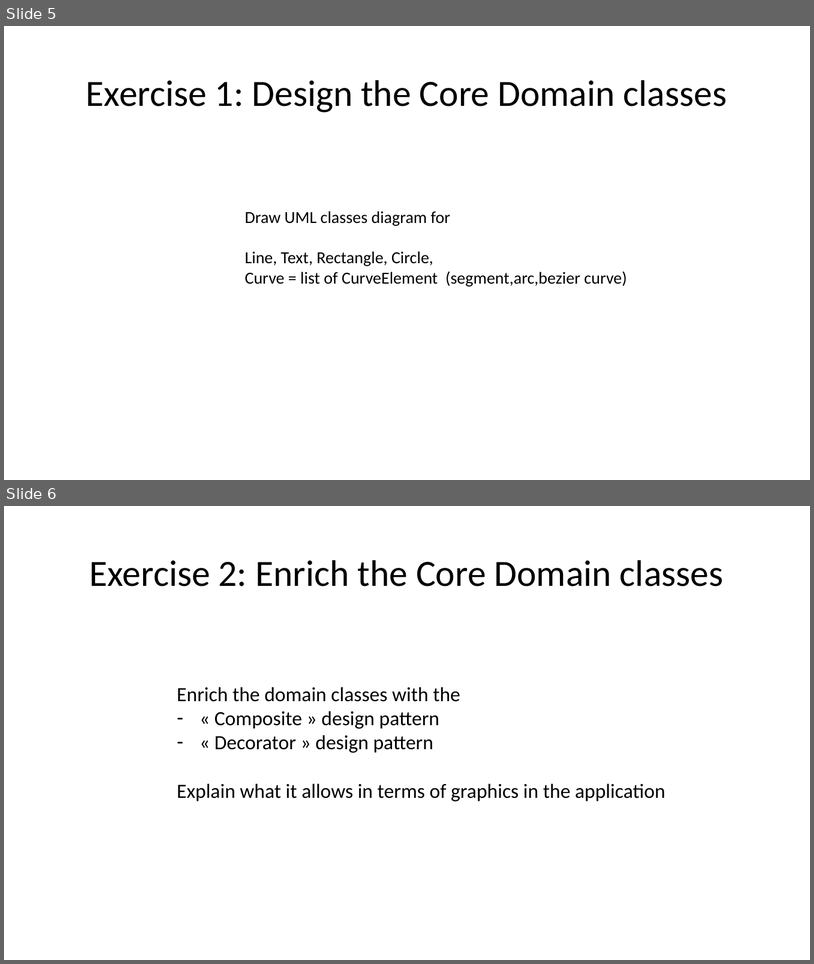
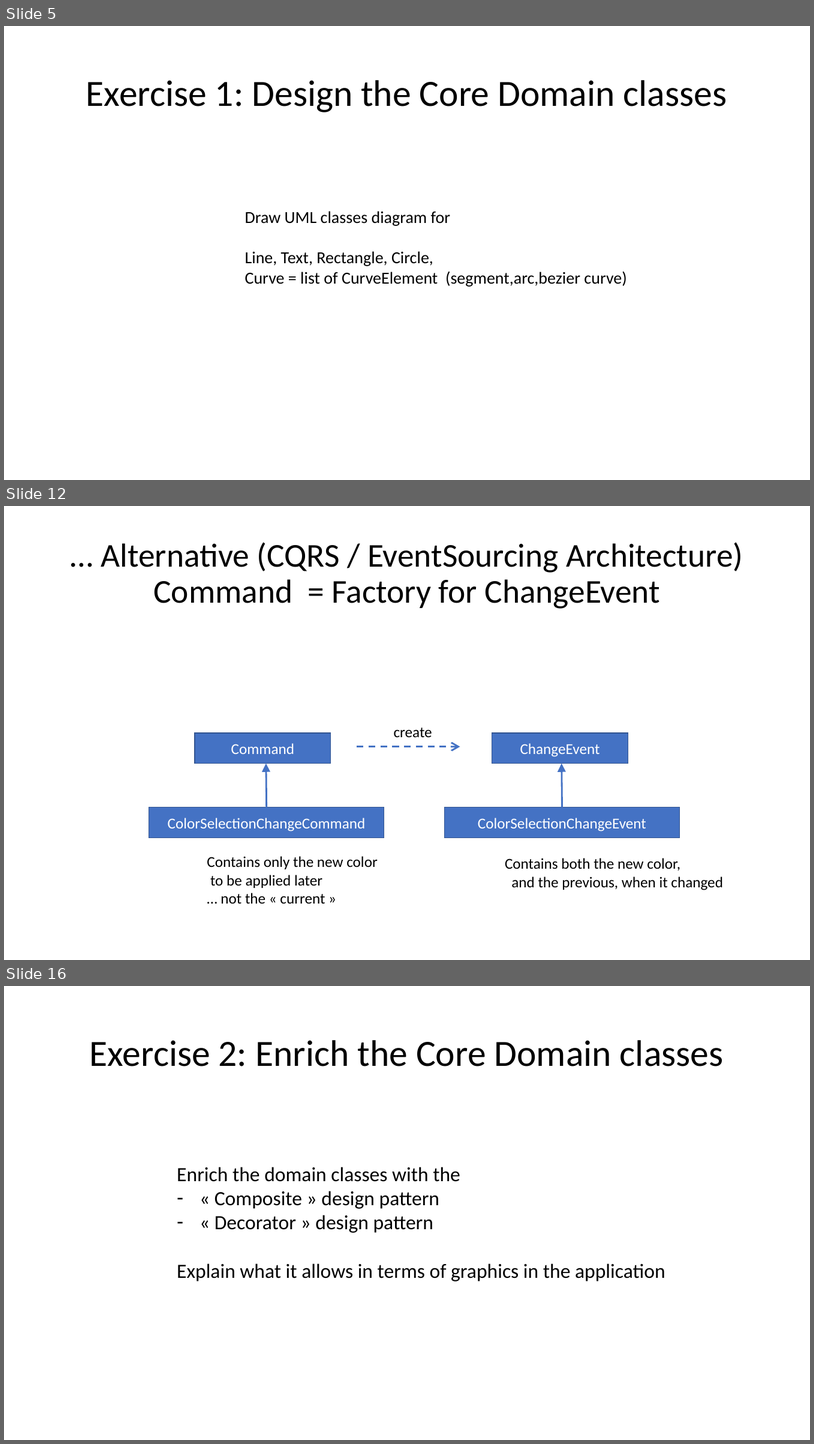
Before and after one commit to Arnaud-Nauwynck/presentations, a slide deck: java/TP-design-patterns/handson-3-design-patterns.pptx. Shown one above the other, each under a label of ours: slides 5 and 6 before the commit, slides 5, 12 and 16 after it; the slides between them are not shown. The pictures are 814x964 and 814x1444 pixels, drawn with LibreOffice and Linux fonts; fonts in the diff are those of the drawing. Boxes give left, top, right and bottom in pixels: in the first picture for what was removed or moved away, otherwise in the second. Text is boxed around its words. In the diff, an @@ line names an element or a change of style, - is before the commit and + after.

```diff
--- a/java/TP-design-patterns/handson-3-design-patterns.pptx
+++ b/java/TP-design-patterns/handson-3-design-patterns.pptx
@@ slide 12 added at box(4, 506, 810, 960), background #FFFFFF @@
@@ title added at box(101, 542, 743, 609), 39.6 pt, text #000000 @@
+… Alternative (CQRS / EventSourcing Architecture)
+Command = Factory for ChangeEvent
@@ rectangle added at box(195, 733, 331, 763), fill #4472C4, outline #325491 1 pt, 18 pt, text #FFFFFF @@
+Command
@@ text added at box(394, 727, 432, 738), 18 pt, text #000000 @@
+create
@@ rectangle added at box(492, 733, 629, 763), fill #4472C4, outline #325491 1 pt, 18 pt, text #FFFFFF @@
+ChangeEvent
@@ arrow added from (357, 747) to (460, 747), #4472C4 2 pt dashed @@
@@ arrow added from (267, 807) to (266, 763), #4472C4 2 pt @@
@@ arrow added from (563, 807) to (562, 763), #4472C4 2 pt @@
@@ rectangle added at box(149, 807, 384, 838), fill #4472C4, outline #325491 1 pt, 18 pt, text #FFFFFF @@
+ColorSelectionChangeCommand
@@ rectangle added at box(445, 807, 680, 838), fill #4472C4, outline #325491 1 pt, 18 pt, text #FFFFFF @@
+ColorSelectionChangeEvent
@@ text added at box(207, 856, 378, 904), 18 pt, text #000000 @@
+Contains only the new color
+to be applied later
+… not the « current »
@@ text added at box(505, 858, 723, 890), 18 pt, text #000000 @@
+Contains both the new color,
+and the previous, when it changed
@@ what was slide 6 is now slide 16 @@
```
Also in this commit, not shown: 2 slides changed, 8 other slides added, 3 other files.
